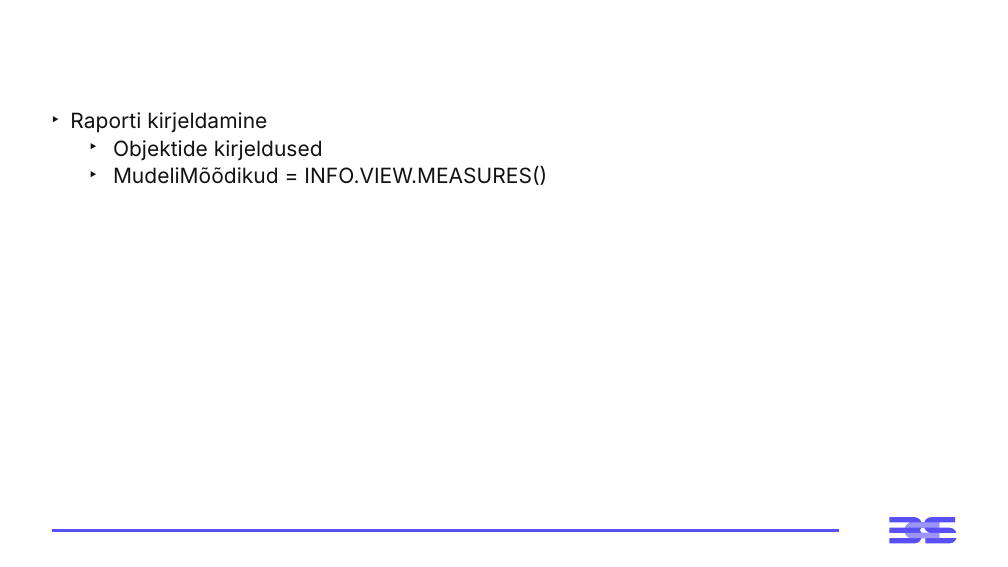
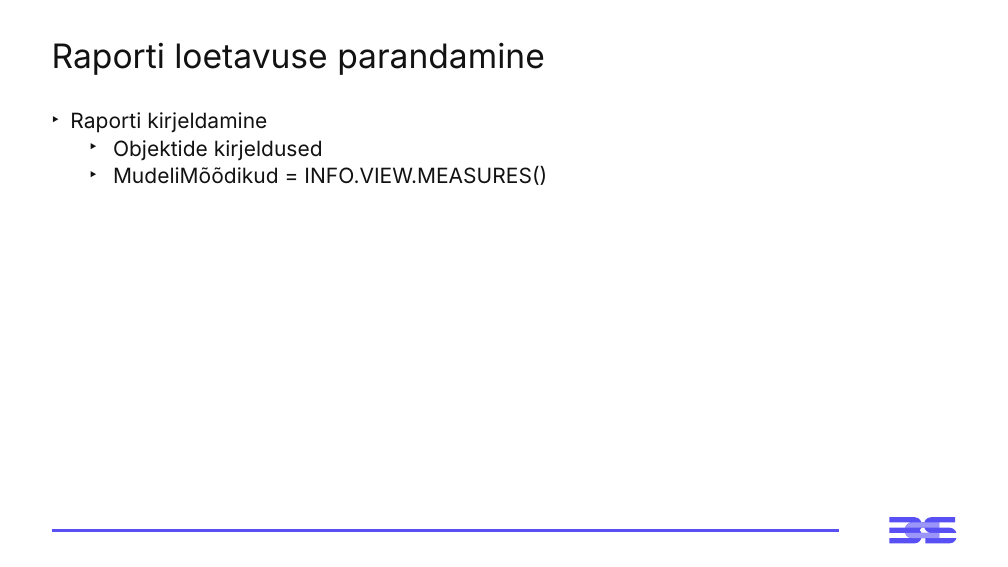
Before and after one commit to emilieabel/andmetarkus, a slide deck: slide 41 of Materjalid/Day3 M Visuaalid Andmelugu/3-paev-andmetarkus-esitlus.pptx (slide 40 before the commit). Drawn at 1008x567 pixels with LibreOffice and Linux fonts; fonts in the diff are those of the drawing. Boxes give left, top, right and bottom in pixels: in the first picture for what was removed or moved away, otherwise in the second. Text is boxed around its words. In the diff, an @@ line names an element or a change of style, - is before the commit and + after.

```diff
--- a/Materjalid/Day3 M Visuaalid Andmelugu/3-paev-andmetarkus-esitlus.pptx
+++ b/Materjalid/Day3 M Visuaalid Andmelugu/3-paev-andmetarkus-esitlus.pptx
@@ title added at box(52, 42, 545, 75), 32 pt, text #121212 @@
+Raporti loetavuse parandamine
```
Also in this commit, not shown: 10 other slides changed, 4 slides added, 2 slides removed.
